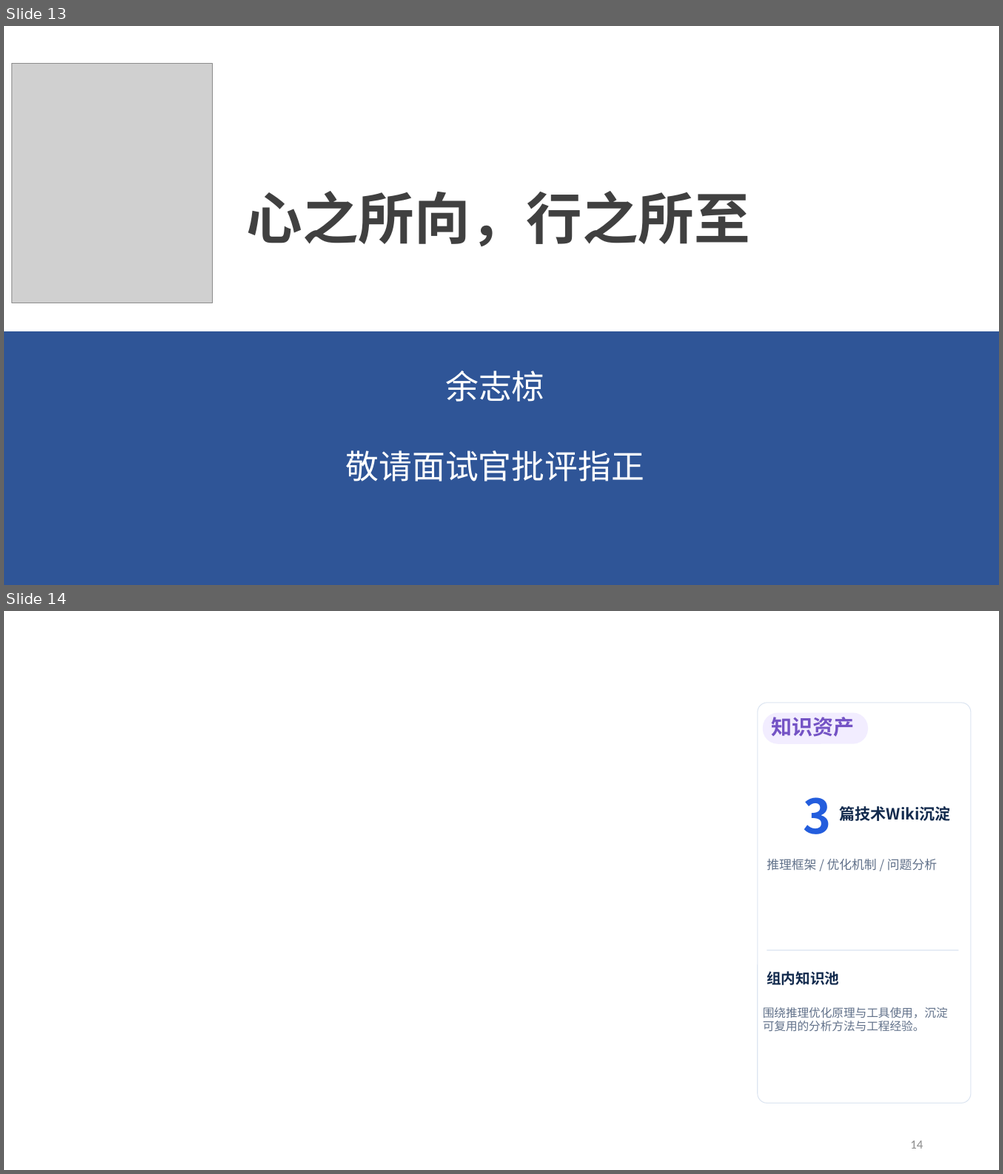
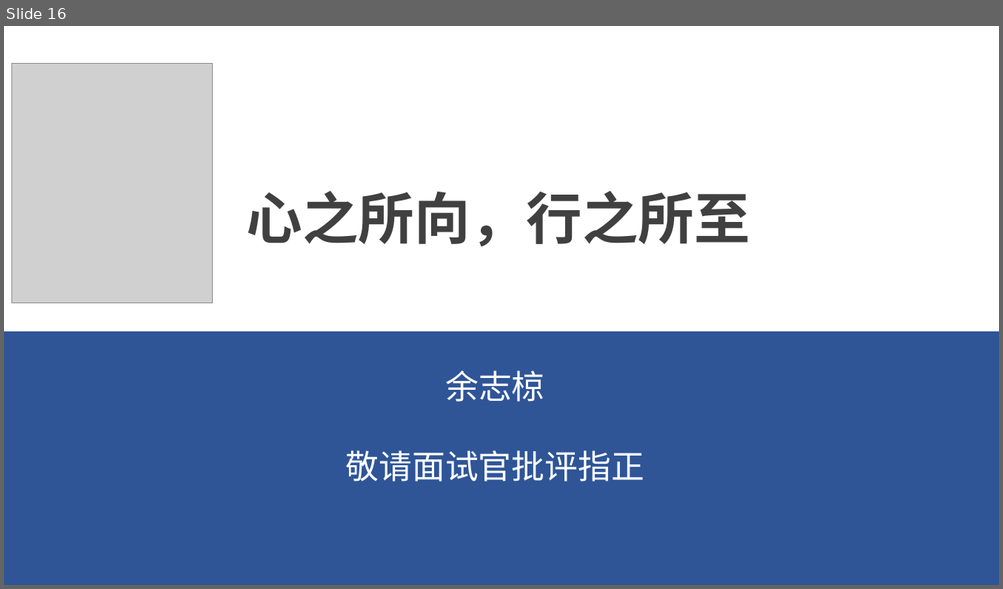
Before and after one commit to yzlbig/Picture-bed, a slide deck: 余志椋介绍 .pptx. Shown one above the other, each under a label of ours: slides 13 and 14 before the commit, slide 16 after it. The pictures are 1003x1174 and 1003x589 pixels, drawn with LibreOffice and Linux fonts; fonts in the diff are those of the drawing; grey boxes stand for pictures. Boxes give left, top, right and bottom in pixels: in the first picture for what was removed or moved away, otherwise in the second. Text is boxed around its words. In the diff, an @@ line names an element or a change of style, - is before the commit and + after.

```diff
--- a/余志椋介绍 .pptx
+++ b/余志椋介绍 .pptx
@@ slide 14 removed at (x1=4, y1=611, x2=999, y2=1170), background #FFFFFF @@
@@ rounded rectangle removed at (x1=757, y1=703, x2=971, y2=1103) @@
@@ rounded rectangle removed at (x1=762, y1=712, x2=868, y2=743) @@
@@ text removed at (x1=771, y1=717, x2=854, y2=737) @@
-知识资产
@@ text removed at (x1=803, y1=797, x2=831, y2=834) @@
-3
@@ text removed at (x1=839, y1=806, x2=950, y2=821) @@
-篇技术Wiki沉淀
@@ text removed at (x1=766, y1=859, x2=936, y2=871) @@
-推理框架 / 优化机制 / 问题分析
@@ line removed from (766, 951) to (959, 951) @@
@@ text removed at (x1=766, y1=971, x2=839, y2=985) @@
-组内知识池
@@ text removed at (x1=762, y1=1008, x2=948, y2=1031) @@
-围绕推理优化原理与工具使用，沉淀可复用的分析方法与工程经验。
@@ page number removed at (x1=910, y1=1141, x2=922, y2=1149) @@
-14
@@ what was slide 13 is now slide 16 @@
```
Also in this commit, not shown: 8 slides changed, 4 slides added, 1 other slide removed.
